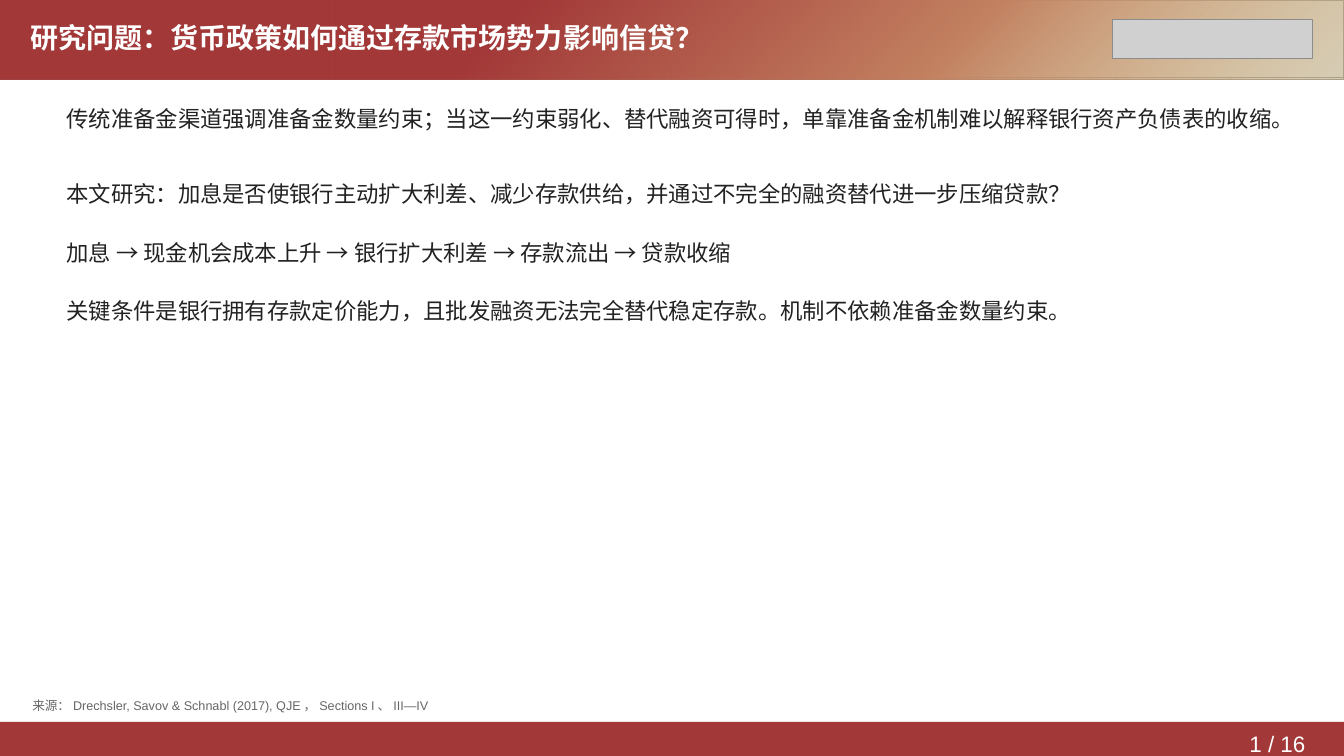
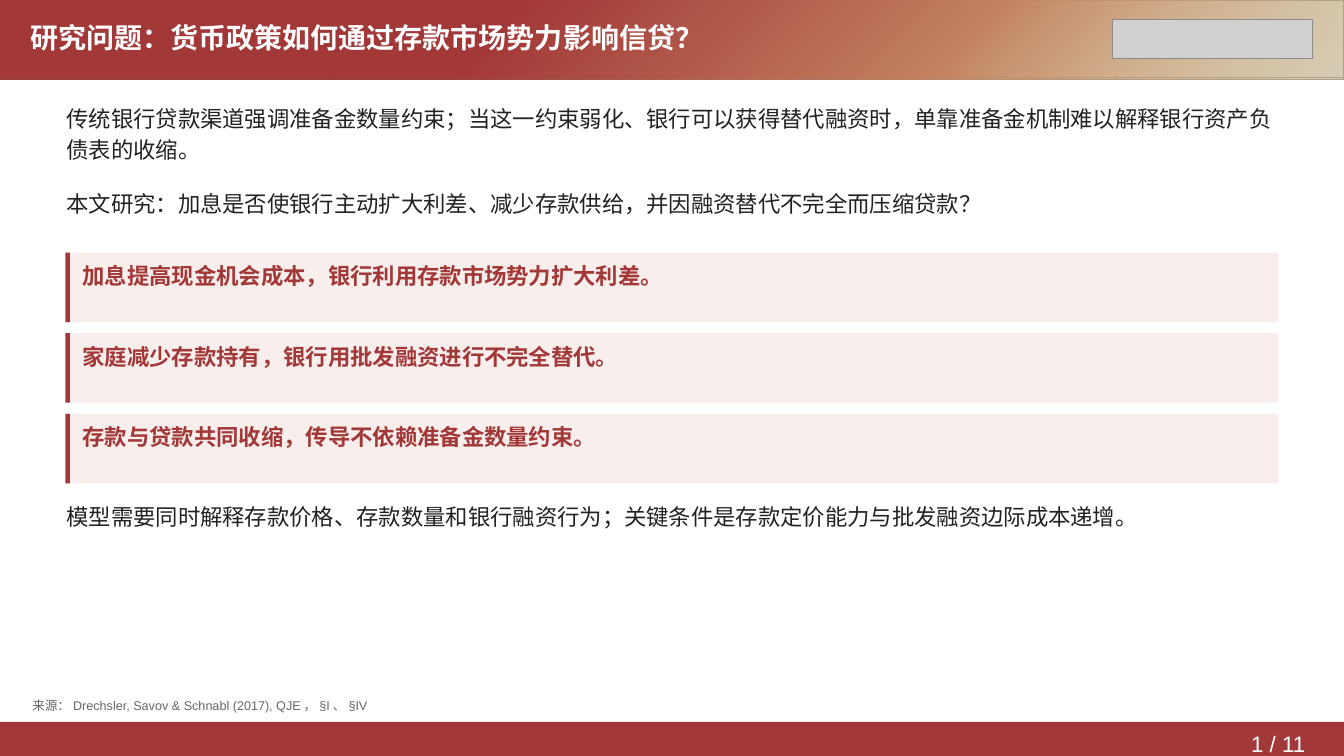
Before and after one commit to Yutingee/trial, a slide deck: slide 1 of deliverables/DepositsChannel-Model.pptx. Drawn at 1344x756 pixels with LibreOffice and Linux fonts; fonts in the diff are those of the drawing; grey boxes stand for pictures. Boxes give left, top, right and bottom in pixels: in the first picture for what was removed or moved away, otherwise in the second. Text is boxed around its words. In the diff, an @@ line names an element or a change of style, - is before the commit and + after.

```diff
--- a/deliverables/DepositsChannel-Model.pptx
+++ b/deliverables/DepositsChannel-Model.pptx
@@ text at (66, 108, 1271, 160): text changed @@
-传统准备金渠道强调准备金数量约束；当这一约束弱化、替代融资可得时，单靠准备金机制难以解释银行资产负债表的收缩。
+传统银行贷款渠道强调准备金数量约束；当这一约束弱化、银行可以获得替代融资时，单靠准备金机制难以解释银行资产负债表的收缩。
@@ text at (66, 193, 981, 214): text changed @@
-本文研究：加息是否使银行主动扩大利差、减少存款供给，并通过不完全的融资替代进一步压缩贷款？
+本文研究：加息是否使银行主动扩大利差、减少存款供给，并因融资替代不完全而压缩贷款？
@@ rectangle added at (66, 252, 1278, 322), fill #F8EFED @@
@@ rectangle added at (66, 252, 70, 322), fill #A23838 @@
@@ text at (83, 265, 663, 287): text changed; text colour #222222 to #A23838; bold on @@
-加息 → 现金机会成本上升 → 银行扩大利差 → 存款流出 → 贷款收缩
+加息提高现金机会成本，银行利用存款市场势力扩大利差。
@@ rectangle added at (66, 333, 1278, 402), fill #F8EFED @@
@@ rectangle added at (66, 333, 70, 402), fill #A23838 @@
@@ text at (83, 346, 619, 368): text changed; text colour #222222 to #A23838; bold on @@
-关键条件是银行拥有存款定价能力，且批发融资无法完全替代稳定存款。机制不依赖准备金数量约束。
+家庭减少存款持有，银行用批发融资进行不完全替代。
@@ rectangle added at (66, 413, 1278, 483), fill #F8EFED @@
@@ rectangle added at (66, 413, 70, 483), fill #A23838 @@
@@ text added at (83, 426, 596, 448), 16 pt, text #A23838, bold @@
+存款与贷款共同收缩，传导不依赖准备金数量约束。
@@ text added at (66, 506, 1137, 529), 16 pt, text #222222 @@
+模型需要同时解释存款价格、存款数量和银行融资行为；关键条件是存款定价能力与批发融资边际成本递增。
@@ text at (32, 699, 368, 713): text changed @@
-来源：Drechsler, Savov & Schnabl (2017), QJE，Sections I、III—IV
+来源：Drechsler, Savov & Schnabl (2017), QJE，§I、§IV
@@ text at (1251, 736, 1305, 752): text changed @@
-1 / 16
+1 / 11
```
Also in this commit, not shown: 9 other slides changed, 1 slide added, 6 slides removed, 2 other files.
